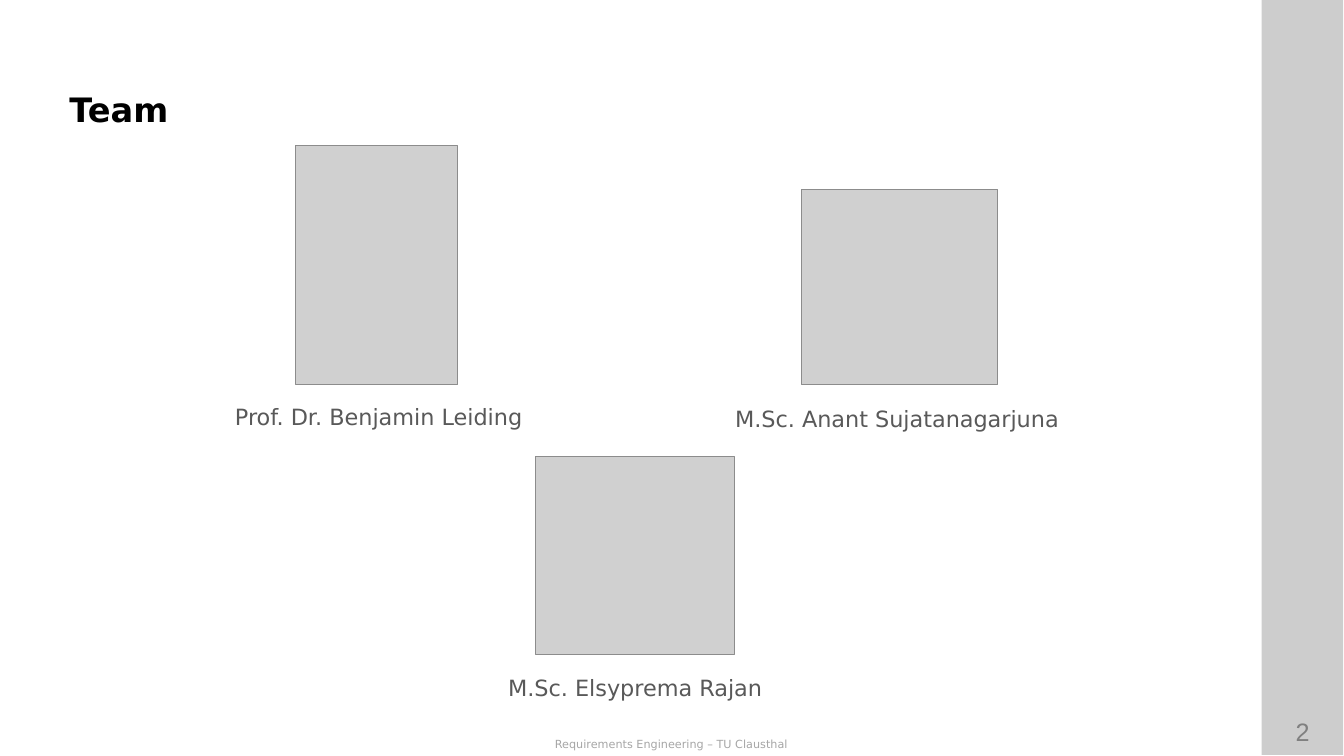
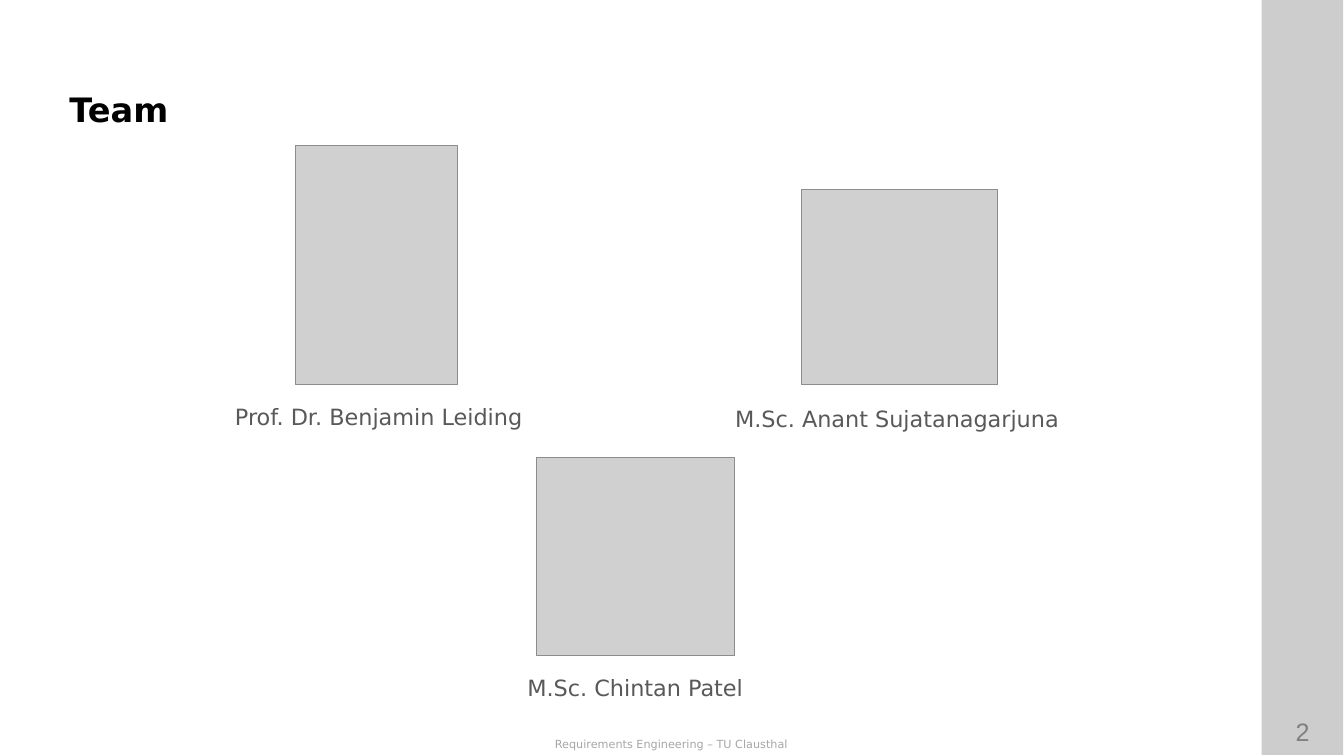
Before and after one commit to ETCE-LAB/teaching-material, a slide deck: slide 2 of Requirements-Engineering/RE-L00-Organization.pptx. Drawn at 1344x756 pixels with LibreOffice and Linux fonts; fonts in the diff are those of the drawing; grey boxes stand for pictures; background and template pictures are left out. Boxes give left, top, right and bottom in pixels: in the first picture for what was removed or moved away, otherwise in the second. Text is boxed around its words. In the diff, an @@ line names an element or a change of style, - is before the commit and + after.

```diff
--- a/Requirements-Engineering/RE-L00-Organization.pptx
+++ b/Requirements-Engineering/RE-L00-Organization.pptx
@@ text at (527,679,743,697): text changed @@
-M.Sc. Elsyprema Rajan
+M.Sc. Chintan Patel
```
Also in this commit, not shown: 3 other slides changed, 5 other files.
